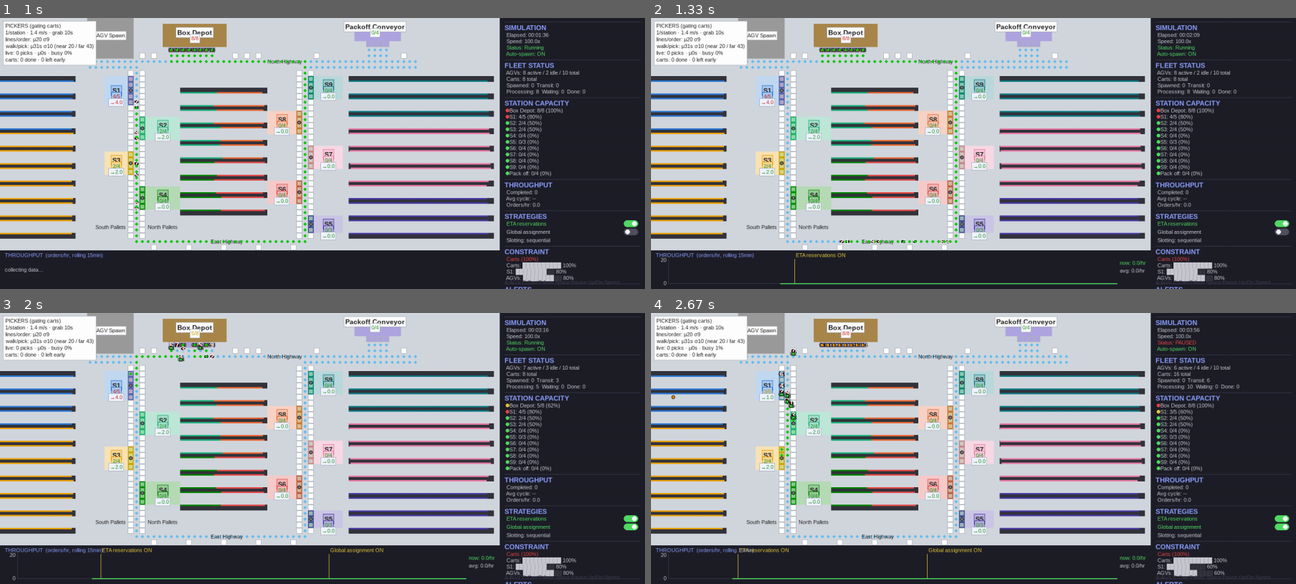
Above: before the commit, frames 1-4 (two rows, left to right).
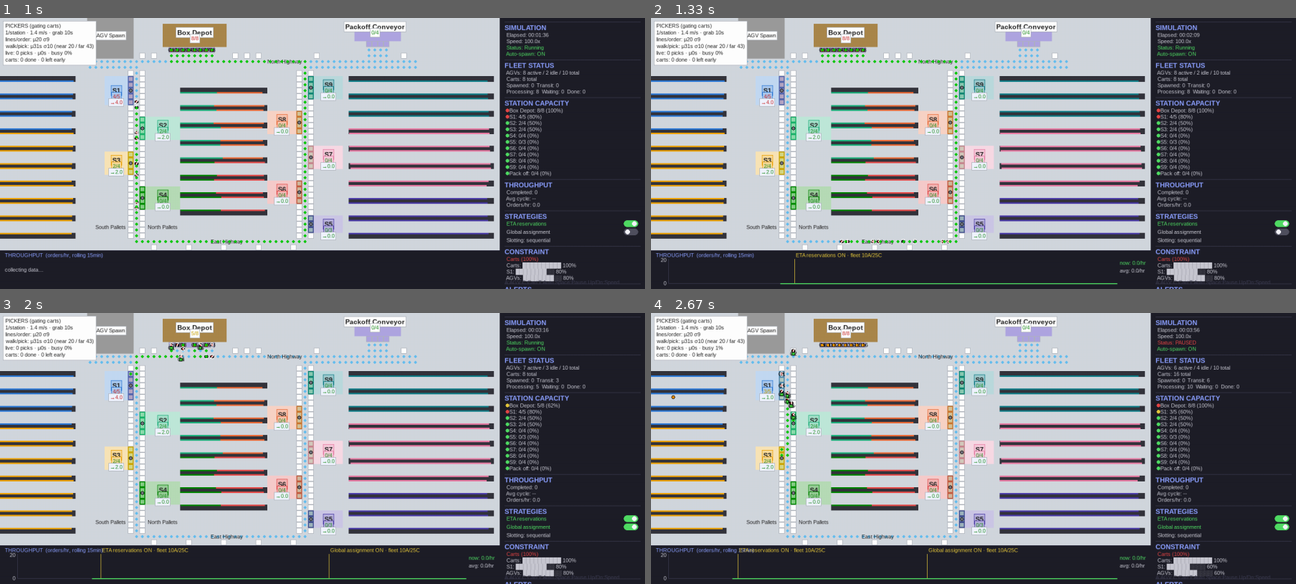
Above: after the commit, the same moments.

Repository: gompcc/WarehouseRepSim
Game: pygame game, started from agv_simulation/__main__.py
Same seed, same stepped clock (60 frames per second), same inputs: the game is played once before the commit and once after it.
Inputs:
- Up to frame 1 (1 s): click "ETA reservations" at 0.38 s; tap D at 0.67 s
- Up to frame 2 (1.33 s): click "Packoff Conveyor" at 1.05 s
- Up to frame 3 (2 s): click "Global assignment" at 1.38 s; hold Up from 1.67 s (still down)
- Up to frame 4 (2.67 s): release Up at 2.13 s; hold Down 2.17-2.47 s; hold Up from 2.5 s (still down); tap Space at 2.57 s

Frame 1 is identical in both runs. In frame 2, less than 0.1% of the frame differs, in the area x 30-36%, y 86-89%; in frame 3, 0.1%; in frame 4, 0.1%, in the area x 21-57%, y 86-89%.

Commit message:
GUI strategy toggles retarget the fleet to the combo's optimum
Environment.retarget_fleet(target_agvs, target_carts): growth reuses
the normal spawn pipeline; shrinkage cancels queued spawns first, then
retires AGVs only when idle (no job, not carrying) and carts only when
order-less at the Box Depot — never mid-job. Flipping a STRATEGIES
toggle in the GUI looks up constants.OPTIMAL_FLEET for the new
(eta, hungarian) combo and retargets; the throughput-strip marker shows
the fleet target. OPTIMAL_FLEET is provisional (defaults) until the
per-combo fleet screen under the current demand model completes.

Verified live: 10->14 AGV grow, ->8 graceful shrink, 0 teleports;
60 tests green.

Co-Authored-By: Claude Fable 5 <noreply@anthropic.com>

Diff:
--- a/agv_simulation/__main__.py
+++ b/agv_simulation/__main__.py
@@ -19,6 +19,7 @@
     FPS, SPEED_STEPS,
     AGV_SPAWN_TILE, BOX_DEPOT_TIME,
     PRELOAD_CART_COUNT, PRELOAD_AGV_COUNT,
+    OPTIMAL_FLEET,
 )
 from .agv import AGV
 from .map_builder import verify_graph
@@ -288,9 +289,22 @@
                         i.label for i in STRATEGY_INFO if i.attr == clicked_toggle
                     )
                     state = "ON" if now_on else "OFF"
-                    strategy_events.append((env.sim_elapsed, f"{label} {state}"))
-                    logger.info("[Strategy] %s -> %s (t=%.0fs)",
-                                label, state, env.sim_elapsed)
+                    # Each strategy combo has its own optimal fleet — grow or
+                    # gracefully shrink the live fleet to match
+                    combo = (
+                        dispatcher.strategies.eta_reservations,
+                        dispatcher.strategies.global_assignment,
+                    )
+                    t_agvs, t_carts = OPTIMAL_FLEET.get(combo, (10, 25))
+                    env.retarget_fleet(t_agvs, t_carts)
+                    strategy_events.append((
+                        env.sim_elapsed,
+                        f"{label} {state} · fleet {t_agvs}A/{t_carts}C",
+                    ))
+                    logger.info(
+                        "[Strategy] %s -> %s (t=%.0fs) · fleet target %dA/%dC",
+                        label, state, env.sim_elapsed, t_agvs, t_carts,
+                    )
                     continue
                 if mx >= MAP_WIDTH:
                     continue
--- a/agv_simulation/constants.py
+++ b/agv_simulation/constants.py
@@ -18,6 +18,18 @@
 FPS = 30
 
 SPEED_STEPS = [0.5, 1.0, 2.0, 5.0, 10.0, 20.0, 50.0, 100.0]
+
+# Optimal fleet (AGVs, carts) per dispatch-strategy combo, keyed by
+# (eta_reservations, global_assignment). Flipping a GUI toggle retargets
+# the live fleet to the new combo's optimum via Environment.retarget_fleet.
+# PROVISIONAL values pending the per-combo fleet screen under the current
+# demand model (experiments/run_fleet_optimization.py refresh).
+OPTIMAL_FLEET: dict[tuple[bool, bool], tuple[int, int]] = {
+    (False, False): (10, 25),
+    (True, False): (10, 25),
+    (False, True): (10, 25),
+    (True, True): (10, 25),
+}
 AUTO_SPAWN_INTERVAL = 30.0   # sim-seconds between auto-spawned carts
 
 # Panel color palette
--- a/agv_simulation/environment.py
+++ b/agv_simulation/environment.py
@@ -98,6 +98,10 @@
         # (the driver loop publishes job targets via ``reserved_targets``).
         self.preload_remaining: int = 0
         self.auto_spawn: bool = False
+        # Graceful fleet shrink (GUI strategy toggles retarget the fleet):
+        # units retire only when safe — idle AGVs, order-less depot carts
+        self.agv_retire_pending: int = 0
+        self.cart_retire_pending: int = 0
         self.spawn_enabled: bool = True
         self._spawn_timer: float = 0.0
         self._initial_fill_done: bool = False
@@ -165,7 +169,80 @@
         )
         return agv
 
+    def retarget_fleet(self, target_agvs: int, target_carts: int) -> None:
+        """Grow or shrink the live fleet toward (target_agvs, target_carts).
+
+        Growth reuses the normal spawn pipeline (AGVs stream in single-file,
+        carts enter at the Box Depot). Shrinkage is graceful: queued spawns
+        are cancelled first, then surplus AGVs retire as they go idle and
+        surplus carts retire when order-less at the Box Depot — never
+        mid-job. Used by the GUI when a strategy toggle changes the
+        optimal fleet (constants.OPTIMAL_FLEET).
+        """
+        agv_total = (
+            len(self.agvs) + self.agv_preload_remaining - self.agv_retire_pending
+        )
+        delta = target_agvs - agv_total
+        if delta >= 0:
+            cancel = min(self.agv_retire_pending, delta)
+            self.agv_retire_pending -= cancel
+            self.agv_preload_remaining += delta - cancel
+        else:
+            need = -delta
+            cancel = min(self.agv_preload_remaining, need)
+            self.agv_preload_remaining -= cancel
+            self.agv_retire_pending += need - cancel
+
+        cart_total = (
+            len(self.carts) + self.preload_remaining - self.cart_retire_pending
+        )
+        delta = target_carts - cart_total
+        if delta >= 0:
+            cancel = min(self.cart_retire_pending, delta)
+            self.cart_retire_pending -= cancel
+            self.preload_remaining += delta - cancel
+        else:
+            need = -delta
+            cancel = min(self.preload_remaining, need)
+            self.preload_remaining -= cancel
+            self.cart_retire_pending += need - cancel
+
+        self._retire_tick()
+
+    def _retire_tick(self) -> None:
+        """Remove pending-retirement units the moment it is safe to."""
+        if self.agv_retire_pending > 0:
+            for agv in list(self.agvs):
+                if self.agv_retire_pending <= 0:
+                    break
+                if (
+                    agv.state == AGVState.IDLE
+                    and agv.current_job is None
+                    and agv.carrying_cart is None
+                ):
+                    self.agvs.remove(agv)
+                    self.agv_retire_pending -= 1
+                    self.events.record(
+                        self.sim_elapsed, "agv_retired", agv=agv.agv_id,
+                    )
+        if self.cart_retire_pending > 0:
+            for cart in list(self.carts):
+                if self.cart_retire_pending <= 0:
+                    break
+                if (
+                    cart.carried_by is None
+                    and cart.order is None
+                    and cart.state == CartState.AT_BOX_DEPOT
+                ):
+                    self.carts.remove(cart)
+                    self.cart_retire_pending -= 1
+                    self.events.record(
+                        self.sim_elapsed, "cart_retired", cart=cart.cart_id,
+                    )
+
     def _spawn_tick(self, dt: float) -> None:
+        if self.agv_retire_pending > 0 or self.cart_retire_pending > 0:
+            self._retire_tick()
         # AGVs: stream in as fast as the spawn tile clears.
         if self.agv_preload_remaining > 0:
             if self.spawn_agv():
